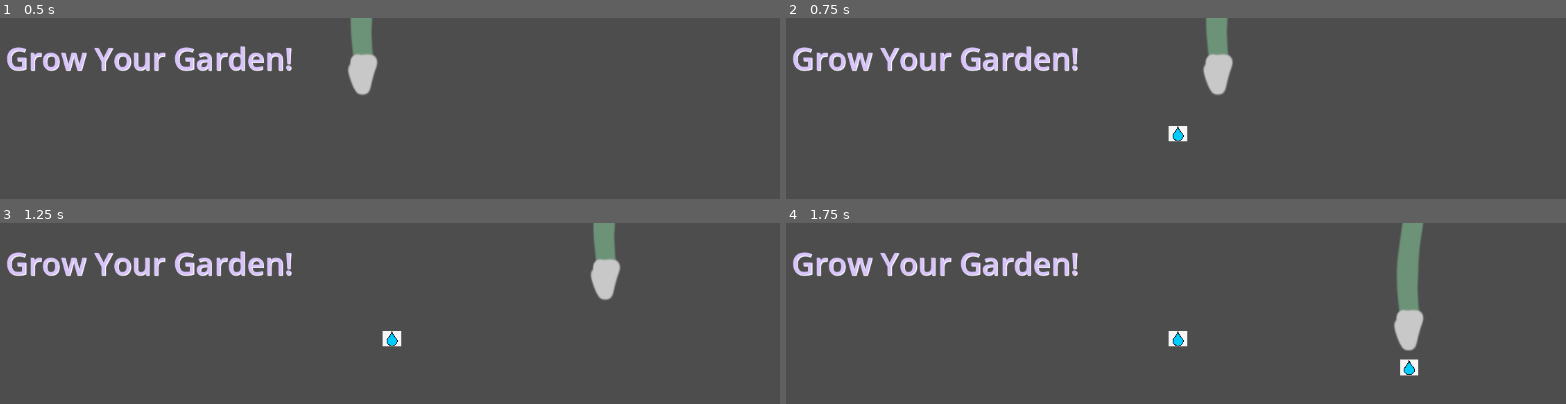
Above: before the commit, frames 1-4 (two rows, left to right).
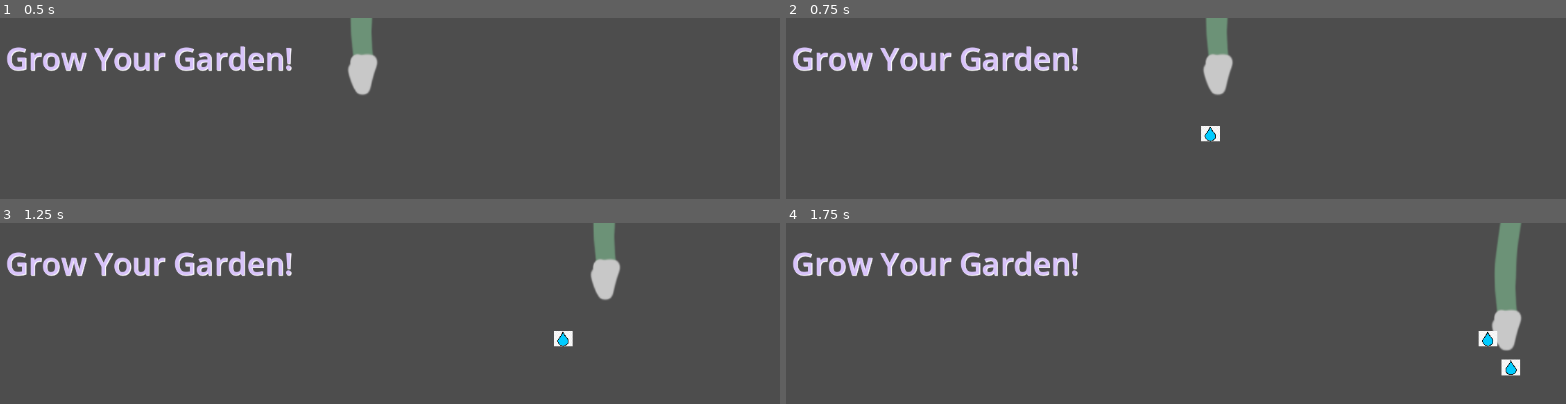
Above: after the commit, the same moments.

Repository: mcsurvivalmode/Flower_shooter
Game: Godot game, scene res://scenes/node_2d.tscn
Two runs of this game, one before a commit and one after it. Both use one fixed random seed, a clock stepped at 60 frames per second and the inputs below. The project has no main scene, so this scene is started directly.
Inputs:
- Up to frame 1 (0.5 s): no input
- Up to frame 2 (0.75 s): tap Enter at 0.5 s; hold Right (right) from 0.53 s (still down); tap Space (space) at 0.6 s
- Up to frame 3 (1.25 s): keep holding Right (right)
- Up to frame 4 (1.75 s): release Right (right) at 1.28 s; hold Down (down) from 1.28 s (still down); tap Space (space) at 1.35 s

Frame 1 is identical in both runs. In frame 2, 0.4% of the frame differs, in the area x 48-56%, y 59-69%; in frame 3, 0.4%; in frame 4, 4.8%, in the area x 48-95%, y 0-85%.

Commit message:
bullet moving sideways!

Diff:
--- a/musical_shooter/water.gd
+++ b/musical_shooter/water.gd
@@ -1,7 +1,14 @@
 extends CharacterBody2D
 
+var speed = 400
 
-var speed = 300
+func _process(delta):
+  move_local_x(speed * delta)
 
-func _physics_process(delta):
-	var collision_info = move_and_collide(velocity.normalized() * delta * speed)
+
+
+
+#var speed = 300
+
+#func _physics_process(delta):
+	#var collision_info = move_and_collide(velocity.normalized() * delta * speed)
